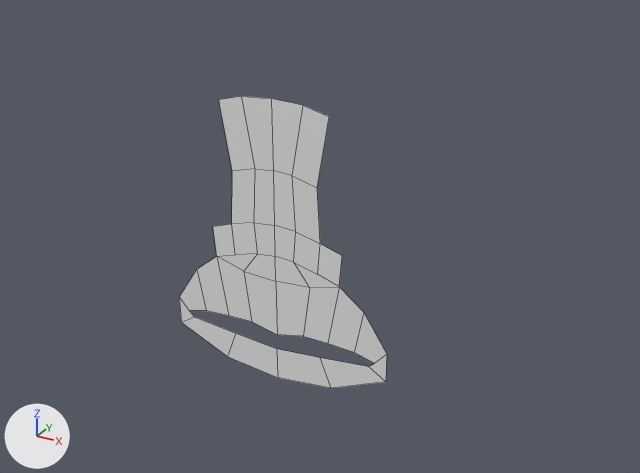
The Blender file Nate and Keith/Assets/Models/CharacterFacePractice.blend as it was, and as the next commit left it.
Rendered twice from a camera (50 mm lens) standing at (1.92, -4.65, 9.13) and looking at (0.17, -1.47, 7.54). The lights are fixed; the arrows at lower left show +X, +Y and +Z. Mesh edges are drawn as thin lines.
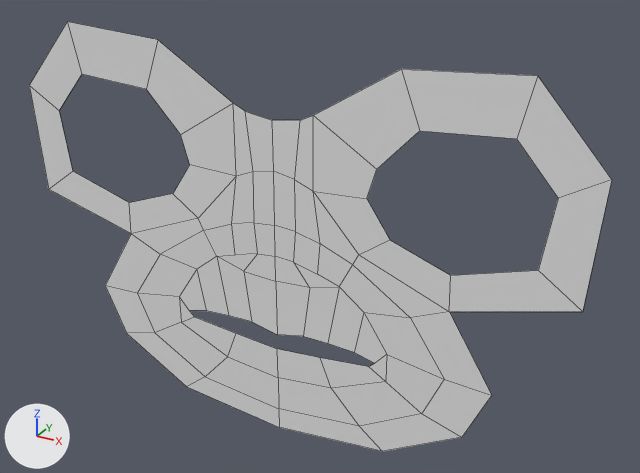
The edits, one by one:
me_plane is used by ob_plane; location (0.007, -1.597, 7.195); rotation (1.571, 0.0, 0.0), in degrees (90, 0, 0); scale (-0.11, -0.11, -0.11).
me_plane had 33 vertices, 19 faces and spanned x -5.08..0.0, y -8.9..3.44, z 0.0.
me_plane now has 63 vertices, 43 faces and spans x -12.65..0.0, y -10.91..6.01, z 0.0.
Part 1, on me_plane:
1 vertex is removed from x -3.04, y -3.06, z 0.0.
1 face is deleted.
6 vertices move from x -2.45..0.0, y -8.9..-5.68, z 0.0 to x -1.77..0.0, y -8.49..-5.49, z 0.0.
31 vertices are added at x -12.65..0.0, y -10.91..6.01, z 0.0.
25 new faces join them.

Pixel boxes (x1, y1, x2, y2) of what changed, in the pictures (640 x 473 px):
'Plane', reshaped (179% wider, 47% taller): before (179, 96, 387, 388); after (29, 22, 612, 452)
part 1 of me_plane, built on: before (213, 96, 342, 286); after (29, 22, 612, 452)
